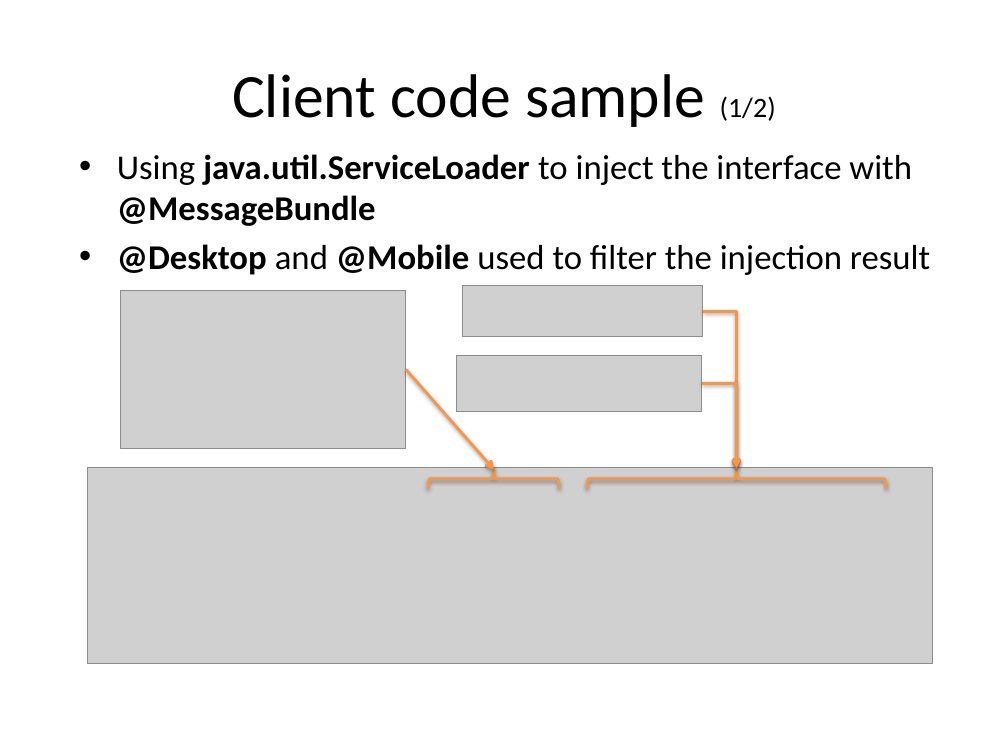
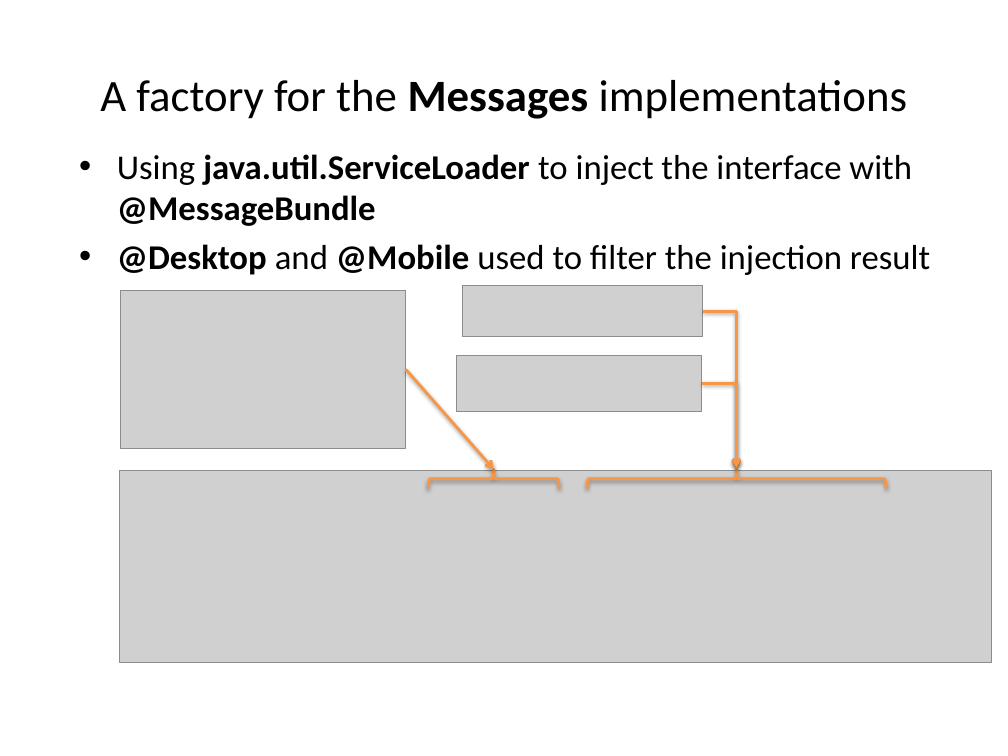
Before and after one commit to dbaeli/ez18n, a slide deck: slide 9 of ez18n-slides/javaone-2012/ez18n_javaone2012_tech.pptx. Drawn at 1008x756 pixels with LibreOffice and Linux fonts; fonts in the diff are those of the drawing; grey boxes stand for pictures; background and template pictures are left out. Boxes give left, top, right and bottom in pixels: in the first picture for what was removed or moved away, otherwise in the second. Text is boxed around its words. In the diff, an @@ line names an element or a change of style, - is before the commit and + after.

```diff
--- a/ez18n-slides/javaone-2012/ez18n_javaone2012_tech.pptx
+++ b/ez18n-slides/javaone-2012/ez18n_javaone2012_tech.pptx
@@ title at [100, 80, 907, 119]: text changed; size 44 to 32 pt @@
-Client code sample (1/2)
+A factory for the Messages implementations
@@ picture: place and size @@
-picture at [88, 468, 932, 663]
+picture at [120, 471, 991, 663]
```
Also in this commit, not shown: 9 other slides changed, 1 slide added, 6 other files.
